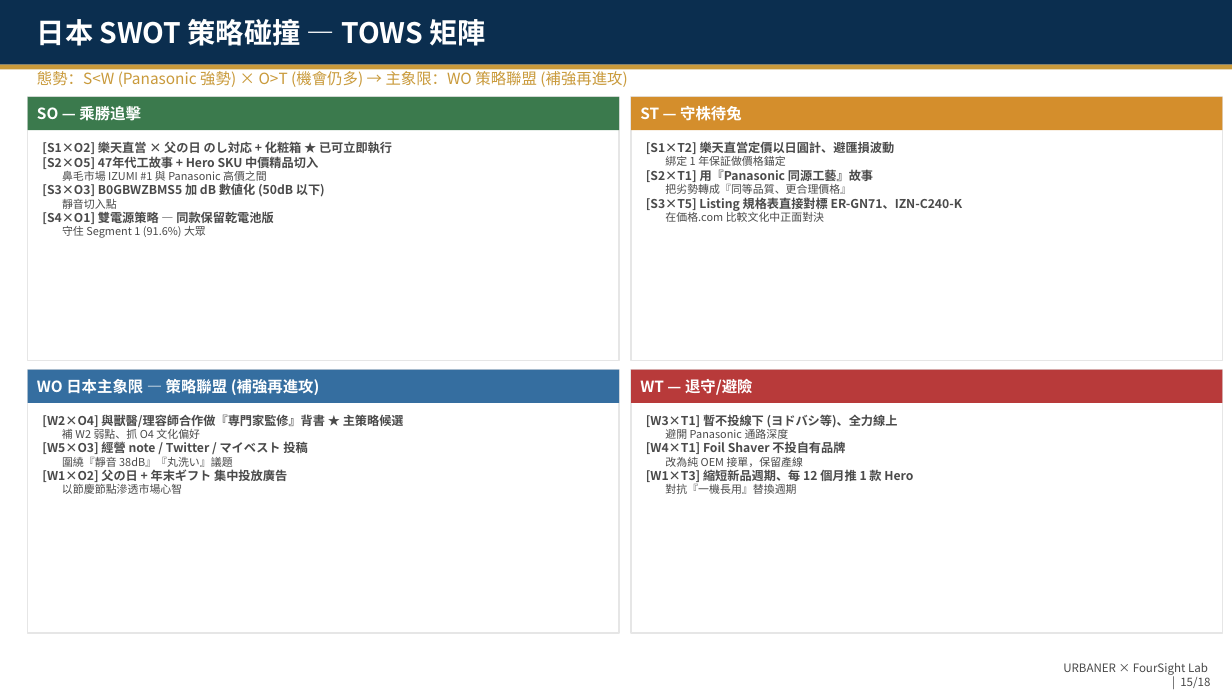
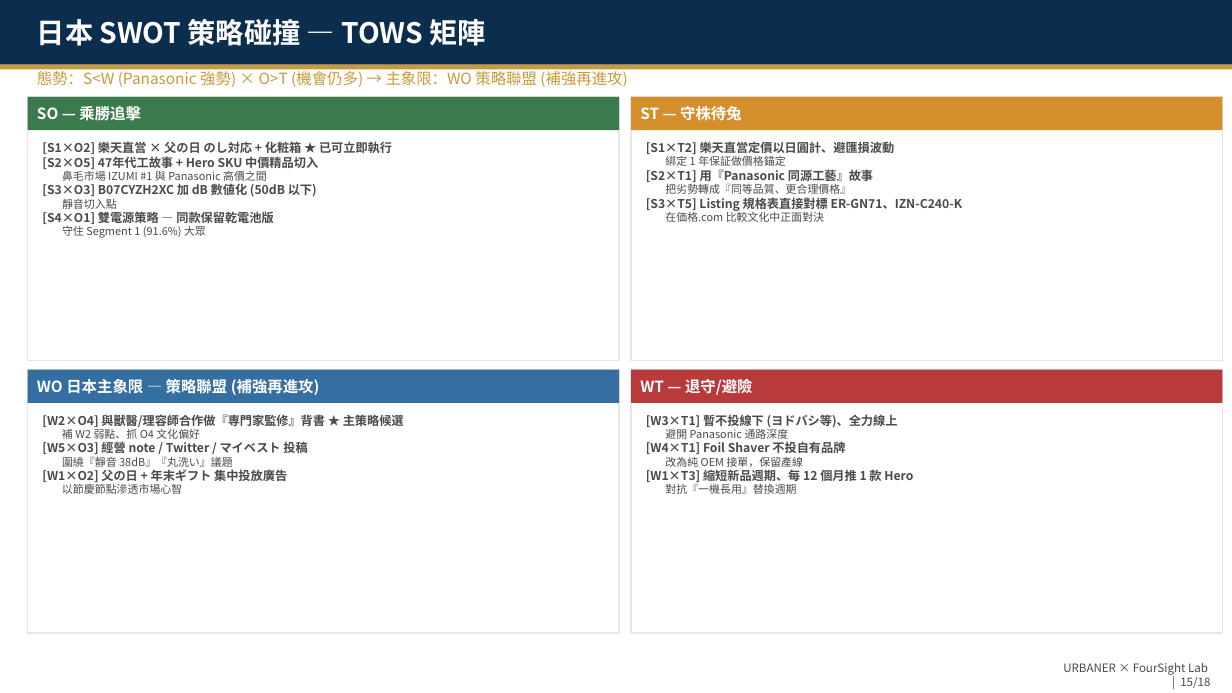
Before and after one commit to TimLai666/urbaner, a slide deck: slide 15 of output/URBANER_BMC_SWOT.pptx. Drawn at 1232x693 pixels with LibreOffice and Linux fonts; fonts in the diff are those of the drawing. Boxes give left, top, right and bottom in pixels: in the first picture for what was removed or moved away, otherwise in the second. Text is boxed around its words. In the diff, an @@ line names an element or a change of style, - is before the commit and + after.

```diff
--- a/output/URBANER_BMC_SWOT.pptx
+++ b/output/URBANER_BMC_SWOT.pptx
@@ text at (42,184,317,197): text changed @@
-[S3×O3] B0GBWZBMS5 加 dB 數値化 (50dB 以下)
+[S3×O3] B07CYZH2XC 加 dB 數値化 (50dB 以下)
```
Also in this commit, not shown: 13 other slides changed, 1 other file.
